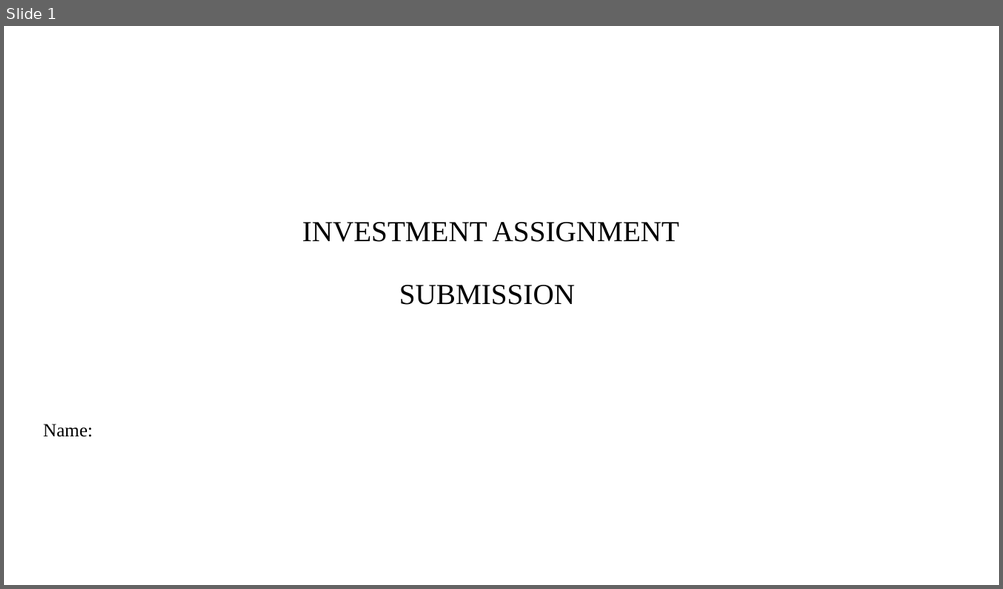
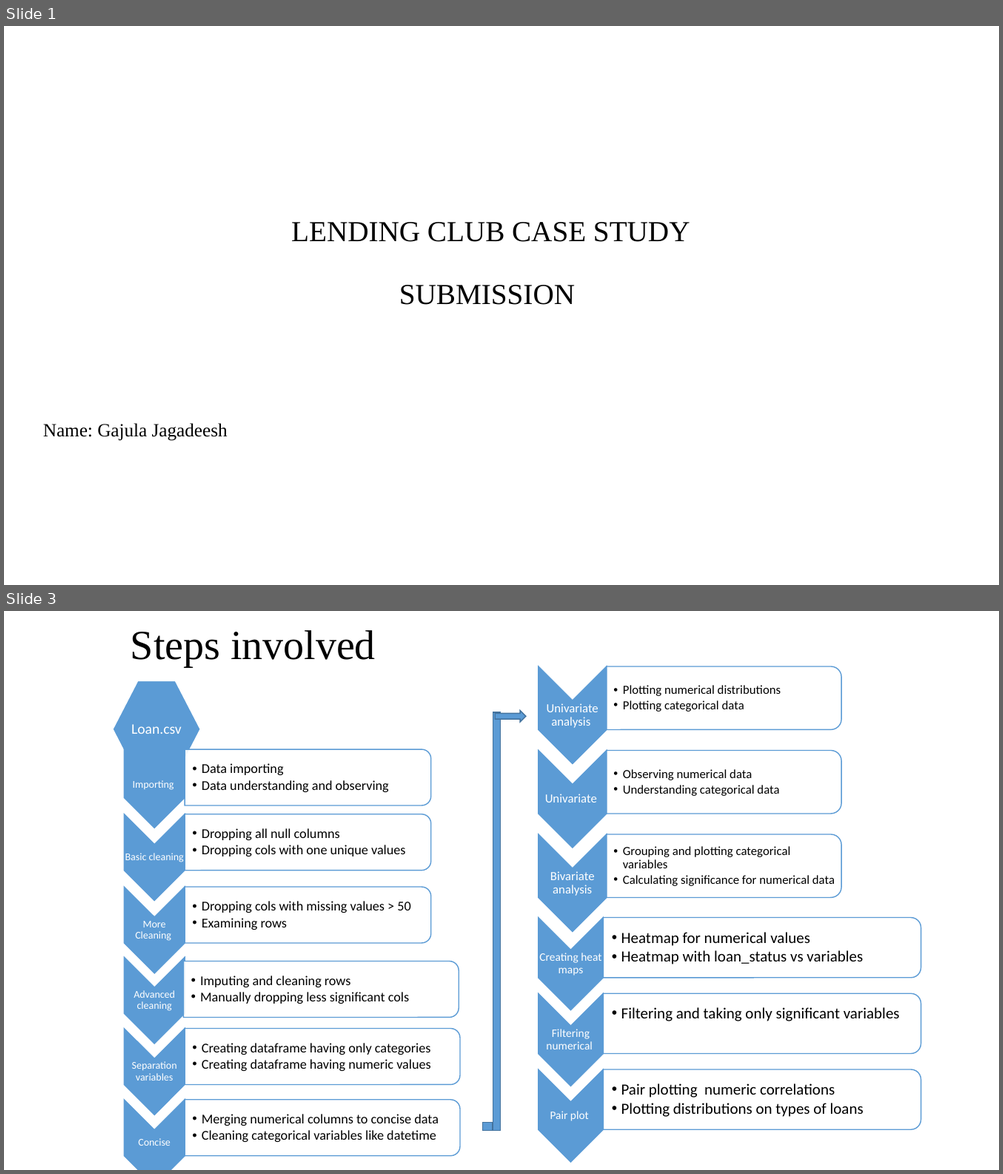
Before and after one commit to jagadeesh-gajula/Lending-club-case-study, a slide deck: INVEST.pptx. Shown one above the other, each under a label of ours: slide 1 before the commit, slides 1 and 3 after it; the slides between them are not shown. The pictures are 1003x589 and 1003x1174 pixels, drawn with LibreOffice and Linux fonts; fonts in the diff are those of the drawing; background and template pictures are left out. Boxes give left, top, right and bottom in pixels: in the first picture for what was removed or moved away, otherwise in the second. Text is boxed around its words. In the diff, an @@ line names an element or a change of style, - is before the commit and + after.

Commit message:
before submission2

```diff
--- a/INVEST.pptx
+++ b/INVEST.pptx
@@ slide 3 added at box(4, 611, 999, 1170), background #FFFFFF @@
@@ title added at box(131, 630, 375, 667), 40 pt, text #000000 @@
+Steps involved
@@ hexagon added at box(113, 681, 200, 778), fill #5B9BD5, outline #FFFFFF 1 pt @@
@@ rectangle added at box(492, 712, 500, 1131), fill #5B9BD5, outline #43739E 1 pt @@
@@ right arrow added at box(495, 710, 526, 721), fill #5B9BD5, outline #43739E 1 pt @@
@@ text added at box(131, 724, 182, 734), 14 pt, text #FFFFFF @@
+Loan.csv
@@ group added at box(538, 667, 841, 931): 6 texts, 3 chevrons, 3 round same rects @@
+Univariate analysis
+  •• Plotting numerical distributions
+  •• Plotting categorical data
+Univariate
+  •• Observing numerical data
+  •• Understanding categorical data
+Bivariate analysis
+  •• Grouping and plotting categorical variables
+  •• Calculating significance for numerical data
@@ group added at box(125, 741, 431, 974): 6 texts, 3 chevrons, 3 round same rects @@
+Importing
+  •• Data importing
+  •• Data understanding and observing
+Basic cleaning
+  •• Dropping all null columns
+  •• Dropping cols with one unique values
+More Cleaning
+  •• Dropping cols with missing values > 50
+  •• Examining rows
@@ group added at box(538, 918, 921, 1163): 6 texts, 3 chevrons, 3 round same rects @@
+Creating heat maps
+  •• Heatmap for numerical values
+  •• Heatmap with loan_status vs variables
+Filtering numerical
+  •• Filtering and taking only significant variables
+Pair plot
+  •• Pair plotting numeric correlations
+  •• Plotting distributions on types of loans
@@ group added at box(125, 957, 460, 1170): 6 texts, 3 chevrons, 3 round same rects @@
+Advanced cleaning
+  •• Imputing and cleaning rows
+  •• Manually dropping less significant cols
+Separation variables
+  •• Creating dataframe having only categories
+  •• Creating dataframe having numeric values
+Concise
+  •• Merging numerical columns to concise data
+  •• Cleaning categorical variables like datetime
@@ rectangle added at box(483, 1123, 492, 1131), fill #5B9BD5, outline #43739E 1 pt @@
@@ slide 1 changed as well @@
@@ title at box(291, 222, 690, 305): text changed @@
-INVESTMENT ASSIGNMENT
-SUBMISSION
+LENDING CLUB CASE STUDY
+SUBMISSION
@@ subtitle at box(43, 423, 227, 441): text changed @@
-Name:
+Name: Gajula Jagadeesh
```
Also in this commit, not shown: 13 other slides added, 9 slides removed, 1 other file.
